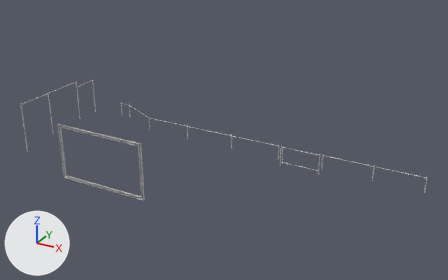
Two versions of the FBX model Steel Heel Jam/Assets/Art/Meshes/Powerhouse/SM_Metal_01.fbx, one commit apart.
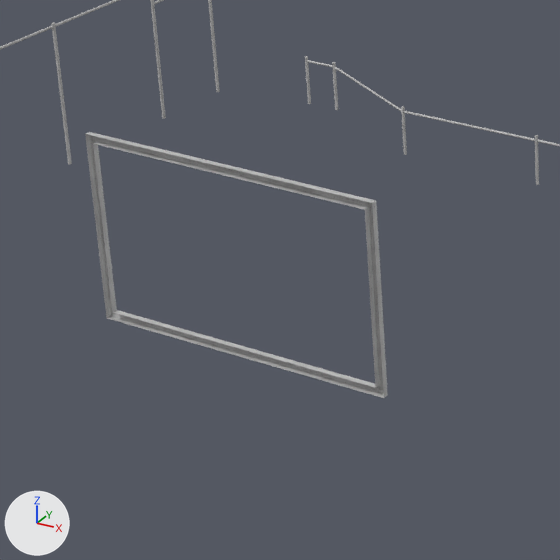
Old and new are each drawn whole from a 50 mm lens placed at (60.1, -111.4, 66.8), pointed at (1.8, -5.4, 13.8) and again close up on the part from 7% to 43% of the width and 31% to 88% of the height. Every picture has the same lights, and +X, +Y and +Z are marked at lower left. Vertices at the same position are counted once.

Names of what the first close-up shows: 'SM_Metal_01'.
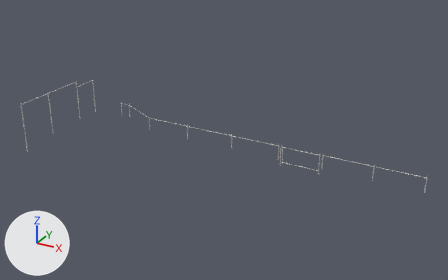
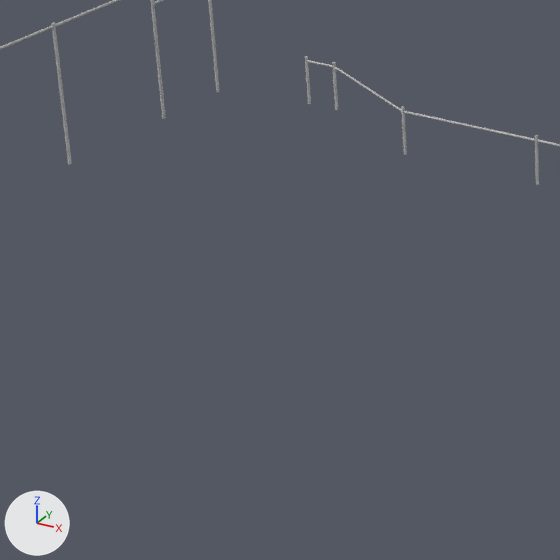
Location of each change, [x1, y1, x2, y2] in pixels of the close-ups (560 x 560 px):
'SM_Metal_01', reshaped
    before: [0, 0, 560, 398]
    after: [0, 0, 560, 185]
part 1 of me_plane_009, deleted
    before: [85, 132, 388, 398]

What the commit changed:
me_plane_009 has 324 vertices, 256 faces and spans x -41.4..40.9, y -30.1..14.4, z 0.5..21.7.
me_plane_009 is used by ob_sm_metal_01; location (0.0, 0.0, 0.0).
me_plane_009 part 1: the loose piece of 20 vertices spanning x -21.1..-1.7, y -30.1..-29.6, z 10.3..21.7 is deleted.
